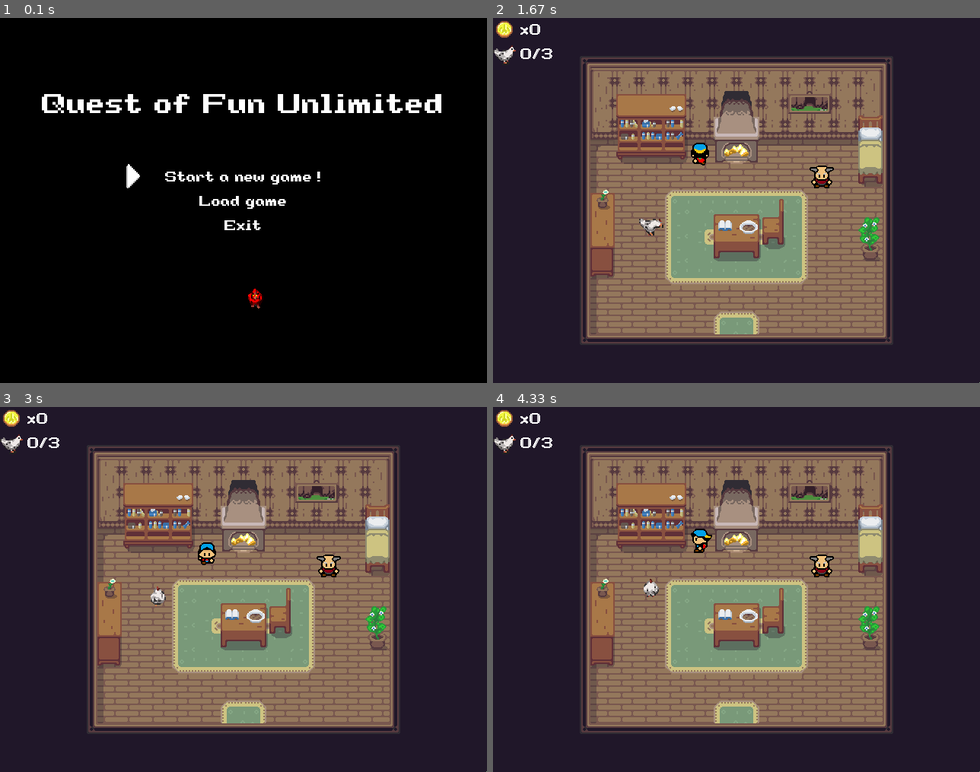
Above: before the commit, frames 1-4 (two rows, left to right).
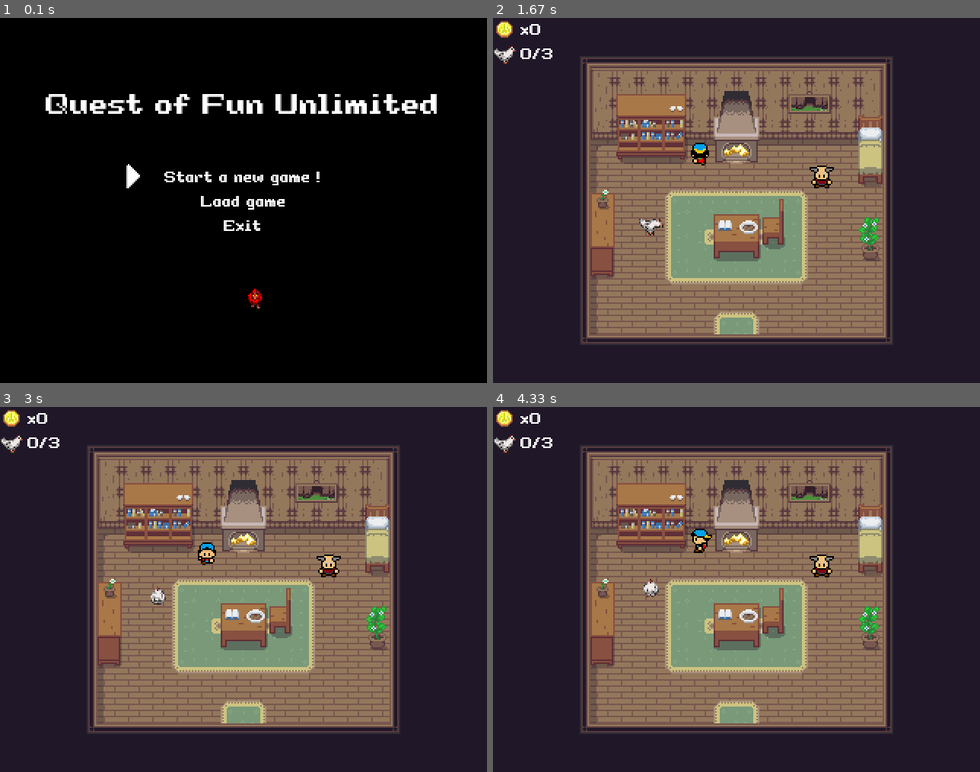
Above: after the commit, the same moments.

Repository: pitkanenlauri/questoffununlimited
Game: pygame game, started from quest/main.py
The game is run twice, just before and just after one commit, with the same random seed, the same clock (stepped at 60 frames per second) and the same inputs.
Inputs:
- Up to frame 1 (0.1 s): no input
- Up to frame 2 (1.67 s): tap Enter at 0.33 s; hold Up 1.17-1.63 s
- Up to frame 3 (3 s): hold Right 1.67-2.13 s; hold Left 2.17-2.7 s; hold Down from 2.73 s (still down)
- Up to frame 4 (4.33 s): release Down at 3.03 s; hold Up 3.07-3.43 s; hold Right 3.8-4.27 s; hold Left from 4.3 s (still down)

The runs differ from the first frame. In frame 1, 2.4% of the frame differs, in the area x 8-91%, y 20-80%; in frame 2, 1.0%; in frame 3, 1.0%; in frame 4, 1.0%.

Commit message:
Boat, updates on scaling the display -> better pizel scaling.

Diff:
--- a/quest/assets/tmx/sandy_cove.tmx
+++ b/quest/assets/tmx/sandy_cove.tmx
@@ -1,5 +1,5 @@
 <?xml version="1.0" encoding="UTF-8"?>
-<map version="1.4" tiledversion="1.4.3" orientation="orthogonal" renderorder="right-down" width="50" height="60" tilewidth="16" tileheight="16" infinite="0" nextlayerid="15" nextobjectid="850">
+<map version="1.4" tiledversion="1.4.3" orientation="orthogonal" renderorder="right-down" width="50" height="60" tilewidth="16" tileheight="16" infinite="0" nextlayerid="15" nextobjectid="852">
  <tileset firstgid="1" source="overworld.tsx"/>
  <tileset firstgid="1441" source="objects.tsx"/>
  <tileset firstgid="2101" source="object_icons.tsx"/>
@@ -1682,12 +1682,6 @@
     <property name="frames" type="int" value="4"/>
    </properties>
   </object>
-  <object id="784" name="chicken_catch" gid="2341" x="240" y="688" width="16" height="16">
-   <properties>
-    <property name="direction" value="down"/>
-   </properties>
-  </object>
-  <object id="785" name="chicken_catch" gid="2340" x="272" y="688" width="16" height="16"/>
   <object id="787" name="fountain" gid="383" x="544" y="608" width="16" height="16">
    <properties>
     <property name="frame_height" type="int" value="48"/>
@@ -1701,5 +1695,6 @@
     <property name="direction" value="left"/>
    </properties>
   </object>
+  <object id="851" name="boat_player" gid="2173" x="64" y="800" width="16" height="16"/>
  </objectgroup>
 </map>
--- a/quest/assets/tmx/tranquil_cabin.tmx
+++ b/quest/assets/tmx/tranquil_cabin.tmx
@@ -158,14 +158,14 @@
     <property name="catch_start" value="Text about how chickens are all over the sandy cove and request to gather them into pen."/>
     <property name="chicken_catch" value=""/>
     <property name="chicken_rescue" value=""/>
-    <property name="normal" value="You truly are a fearless and courageous hero! I'm forever in your gratitude for saving the Red Green and Blue."/>
+    <property name="normal" value="You truly are a fearless and courageous hero! I'm forever in your gratitude for saving the Red, Green and Blue."/>
     <property name="rescue_complete" value="You found them! I can't thank you enough!"/>
     <property name="rescue_start" value="Hello! I'm glad that you are here! I need your help. Three of my chickens are  …(987 unchanged characters)…
    </properties>
   </object>
   <object id="64" name="book" type="normal" gid="1247" x="144" y="128" width="16" height="16">
    <properties>
-    <property name="normal" value="Before the Time of Shadow …(1523 unchanged characters)… e valiant in their quest and managed to kill the creatures. After the victory had been achieved and the heroes tried to search for the gold treasure of immense wealth they did not find anything. The Mysterious Cave didn't even seem to contain the hidden cave system of the creatures, that was described in the old book... Heroes were celebrated for slaying the …(174 unchanged characters)…
+    <property name="normal" value="Before the Time of Shadow …(1523 unchanged characters)… e valiant in their quest and managed to slay the creatures. After the victory had been achieved heroes tried to search for the gold treasure of immense wealth. However they did not find anything. The Mysterious Cave didn't even seem to contain the hidden cave system of the creatures. Heroes were celebrated for slaying the …(174 unchanged characters)…
    </properties>
   </object>
  </objectgroup>
--- a/quest/constants.py
+++ b/quest/constants.py
@@ -1,7 +1,8 @@
 # Constants used throughout the game.
 
 CAPTION = "Quest of Fun Unlimited"
-WINDOW_SIZE = (640, 480)
+WINDOW_SIZE = (320, 240)
+DISPLAY_SIZE = (640, 480)
 FPS = 60
 TILE_WIDTH = 16
 ANIMATION_SPEED = 16 # For map objects
--- a/quest/main.py
+++ b/quest/main.py
@@ -28,6 +28,7 @@
             if (event.type == pg.QUIT or
                 event.type == pg.KEYDOWN and event.key == pg.K_ESCAPE):
                 return
+
         keys = pg.key.get_pressed()
         # Update game state through GameStateManager.
         gm.update(setup.window, keys, dt, events)
--- a/quest/menu.py
+++ b/quest/menu.py
@@ -2,7 +2,7 @@
 from tmx_renderer import Renderer
 
 from states import MapState
-from setup import TMX, MUSIC, FONTS, play_sfx
+from setup import update_display, TMX, MUSIC, FONTS, play_sfx
 from tools import State
 
 from sprites import Sprite, Chicken
@@ -63,7 +63,7 @@
                     sprite.begin_resting()
 
         self.draw(window)
-        pg.display.flip()
+        update_display(window)
 
         if self.selector.start_game:
             self.next = c.TRANQUIL_CABIN
@@ -76,35 +76,32 @@
         for sprite in self.menu_sprites:
             window.blit(sprite.image, sprite.rect)
 
-        new = pg.transform.scale2x(window)
-        window.blit(new, (0, 0))
-
         self.draw_title(window)
         self.draw_menu(window)
 
     def draw_title(self, window):
-        font = pg.font.Font(FONTS['SuperLegendBoy'], 32)
+        font = pg.font.Font(FONTS['SuperLegendBoy'], 16)
         title_text = c.CAPTION
-        top_x = self.get_top_x(title_text, 32)
+        top_x = self.get_top_x(title_text, 16)
         title = font.render(title_text, True, c.WHITE)
-        window.blit(title, (top_x, 96))
+        window.blit(title, (top_x, 48))
 
     def draw_menu(self, window):
-        font = pg.font.Font(FONTS['SuperLegendBoy'], 16)
+        font = pg.font.Font(FONTS['SuperLegendBoy'], 8)
         line1_text = 'Start a new game !'
-        line1_top_x = self.get_top_x(line1_text, 16)
+        line1_top_x = self.get_top_x(line1_text, 8)
         line1 = font.render(line1_text, True, c.WHITE)
-        window.blit(line1, (line1_top_x, 200))
+        window.blit(line1, (line1_top_x, 100))
 
         line2_text = 'Load game'
-        line2_top_x = self.get_top_x(line2_text, 16)
+        line2_top_x = self.get_top_x(line2_text, 8)
         line2 = font.render(line2_text, True, c.WHITE)
-        window.blit(line2, (line2_top_x, 232))
+        window.blit(line2, (line2_top_x, 116))
 
         line3_text = 'Exit'
-        line3_top_x = self.get_top_x(line3_text, 16)
+        line3_top_x = self.get_top_x(line3_text, 8)
         line3 = font.render(line3_text, True, c.WHITE)
-        window.blit(line3, (line3_top_x, 264))
+        window.blit(line3, (line3_top_x, 132))
 
     def get_top_x(self, text, font_size):
         font = pg.font.Font(FONTS['SuperLegendBoy'], font_size)
--- a/quest/setup.py
+++ b/quest/setup.py
@@ -9,7 +9,9 @@
 
 pg.init()
 pg.display.set_caption(c.CAPTION)
-window = pg.display.set_mode(c.WINDOW_SIZE)
+display = pg.display.set_mode(c.DISPLAY_SIZE)
+surf_to_display = pg.Surface(c.DISPLAY_SIZE)
+window = pg.Surface(c.WINDOW_SIZE)
 
 GFX = tools.load_all_gfx(os.path.join('assets', 'graphics'))
 TMX = tools.load_all_tmx(os.path.join('assets', 'tmx'))
@@ -23,3 +25,8 @@
     sound = SFX[sound_name]
     sound.set_volume(volume)
     sound.play()
+
+def update_display(window):
+    pg.transform.scale(window, c.DISPLAY_SIZE, surf_to_display)
+    display.blit(surf_to_display, (0, 0))
+    pg.display.flip()
--- a/quest/sprites.py
+++ b/quest/sprites.py
@@ -31,14 +31,13 @@
 
         self.blockers = self.set_blockers()
 
-    def create_spritesheet_dict(self, sheet_key):
+    def create_spritesheet_dict(self, sheet_key, tw=c.TILE_WIDTH):
         """
         Makes a dictionary of images from sprite sheet.
         """
         image_list = []
         image_dict = {}
         sheet = GFX[sheet_key]
-        tw = c.TILE_WIDTH
 
         # u = up, d = down, l = left, r = right
         image_keys = ['u0', 'u1', 'u2', 'u3',
@@ -168,7 +167,7 @@
             else:
                 self.rect.y += (tw - y_off)
 
-    def set_blockers(self):
+    def set_blockers(self, tw=c.TILE_WIDTH):
         """
         Creates blocker rects to prevent collision with other sprites.
         If sprite is resting, blocker is sprite.rect.
@@ -177,7 +176,6 @@
         """
         blockers = []
 
-        tw = c.TILE_WIDTH
         x = self.rect.x
         y = self.rect.y
 
@@ -418,3 +416,26 @@
             yield text[start:end]
             start = end + 1
         yield text[start:]
+
+
+class Boat(Sprite):
+    def __init__(self, sheet_key, x, y, direction):
+        super().__init__(sheet_key, x, y, direction)
+        self.moves = ['right', 'right', 'right', 'down', 'down',
+                      'left', 'left', 'left', 'up', 'up']
+        self.index = 0
+        self.speed = 0.5
+
+    def create_spritesheet_dict(self, sheet_key, tw=32):
+        return super().create_spritesheet_dict(sheet_key, tw=tw)
+
+    def auto_moving(self):
+        if self.index > 9:
+            self.index = 0
+        self.begin_moving(self.moves[self.index])
+        self.index += 1
+
+    def update(self, dt):
+        if self.action == 'resting':
+            self.auto_moving()
+        super().update(dt)
--- a/quest/states.py
+++ b/quest/states.py
@@ -3,7 +3,7 @@
 import constants as c
 import sprites as s
 from tools import State, Camera, Portal, Dialogue
-from setup import TMX, GFX, FONTS, MUSIC, play_sfx
+from setup import update_display, TMX, GFX, FONTS, MUSIC, play_sfx
 from tmx_renderer import Renderer
 
 class MapState(State):
@@ -109,6 +109,10 @@
                 if obj.name == 'uncle_in':
                     sprite = s.Sprite('uncle', obj.x, obj.y)
                     sprites.add(sprite)
+
+            if obj.name == 'boat_player':
+                sprite = s.Boat(obj.name, obj.x, obj.y, 'right')
+                sprites.add(sprite)
 
         return sprites
 
@@ -317,10 +321,7 @@
         if self.fade:
             window.blit(self.transition_image, (0, 0))
 
-        new = pg.transform.scale2x(window)
-        window.blit(new, (0, 0))
-
-        pg.display.flip()
+        update_display(window)
 
     def handle_collisions(self):
         player_collided = False
@@ -389,8 +390,8 @@
         """
         Set music based on states name.
         """
-        music_dict = {c.SANDY_COVE: ('cove', 0.2),
-                      c.MYSTERIOUS_CAVE: ('cave', 0.4),
+        music_dict = {c.SANDY_COVE: ('cove', 0.4),
+                      c.MYSTERIOUS_CAVE: ('cave', 0.6),
                       c.TRANQUIL_CABIN: ('cabin', 0.1)
         }
 
@@ -426,7 +427,7 @@
         if (sprite.name == 'chicken_move' and self.inventory['chickens']['catch']
             and self.name == c.SANDY_COVE):
             if self.player.rect.colliderect(sprite.rect):
-                play_sfx('chicken')
+                play_sfx('chicken', 0.4)
                 self.inventory['catched_chickens'].add(sprite.tiled_id)
                 self.inventory['chickens']['amount'] += 1
                 sprite.kill()
@@ -435,7 +436,7 @@
         if (sprite.name == 'red_move' or
             sprite.name == 'green_move' or sprite.name == 'blue_move'):
             if self.player.rect.colliderect(sprite.rect):
-                play_sfx('chicken')
+                play_sfx('chicken', 0.4)
                 self.inventory['found_items'].add(sprite.tiled_id)
                 self.inventory['chickens']['amount'] += 1
                 sprite.kill()
--- a/quest/tools.py
+++ b/quest/tools.py
@@ -182,13 +182,13 @@
         """
         Updates camera to follow source_rect.
         """
-        x = - source_rect.center[0] + 320 // 2
-        y = - source_rect.center[1] + 240 // 2
+        x = - source_rect.center[0] + c.WINDOW_SIZE[0] // 2
+        y = - source_rect.center[1] + c.WINDOW_SIZE[1] // 2
         position = pg.Vector2(self.state.topleft)
         position += (pg.Vector2((x, y)) - position)
         self.state.topleft = (int(position.x), int(position.y))
-        self.state.x = max(-(self.state.width - 320), min(0, self.state.x))
-        self.state.y = max(-(self.state.height - 240), min(0, self.state.y))
+        self.state.x = max(-(self.state.width - c.WINDOW_SIZE[0]), min(0, self.state.x))
+        self.state.y = max(-(self.state.height - c.WINDOW_SIZE[1]), min(0, self.state.y))
 
 
 class Portal:
Binary file added: quest/assets/graphics/boat_empty.png
Binary file added: quest/assets/graphics/boat_player.png
